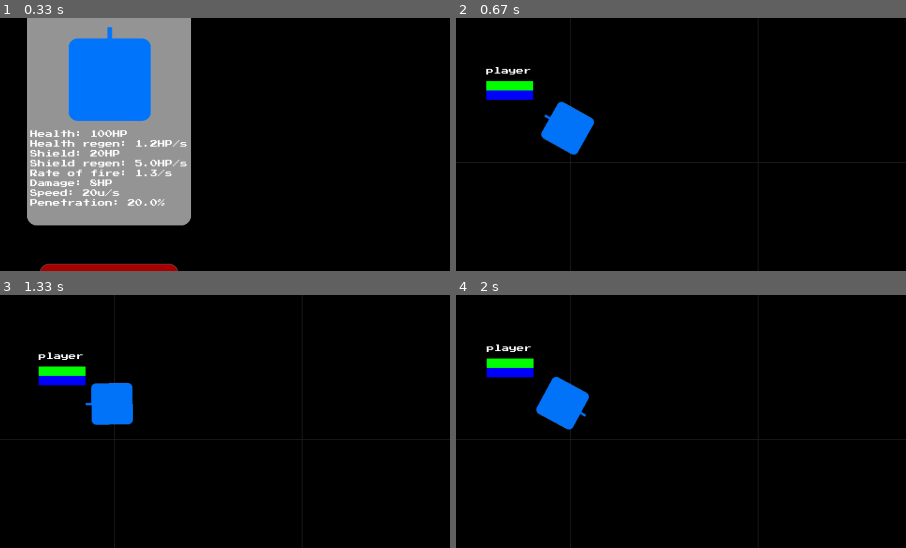
Above: before the commit, frames 1-4 (two rows, left to right).
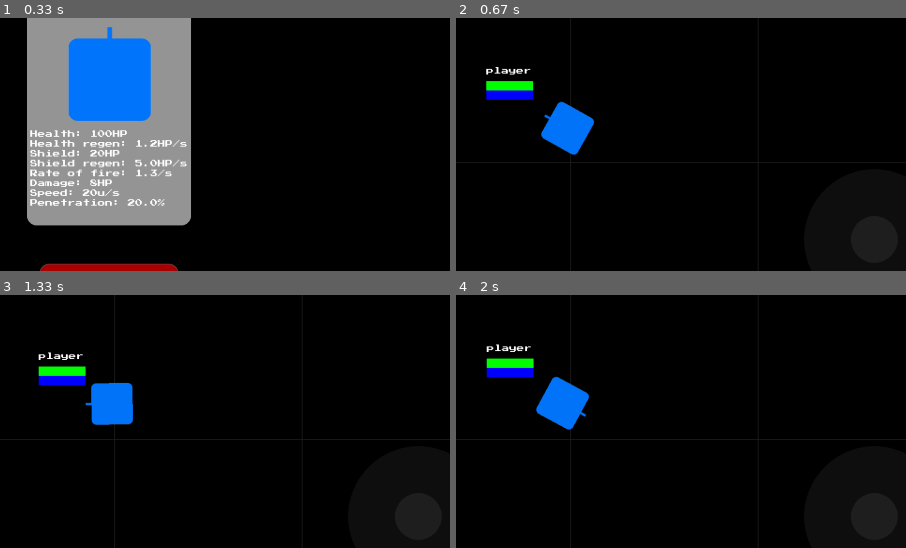
Above: after the commit, the same moments.

Repository: CaptainDeathead/ShapeRoyale
Game: pygame game, started from main.py
The game is run twice, just before and just after one commit, with the same random seed, the same clock (stepped at 60 frames per second) and the same inputs.
Inputs (mouse positions are % of the whole screen's width and height, from its top left):
- Up to frame 1 (0.33 s): no input
- Up to frame 2 (0.67 s): tap Enter at 0.33 s
- Up to frame 3 (1.33 s): click "player" at 0.72 s; hold Right from 1 s (still down); move the mouse to (26, 51) at 1.03 s; tap Space at 1.07 s
- Up to frame 4 (2 s): tap Space at 1.37, 1.62, 1.95 s; release Right at 1.47 s; hold Up 1.55-1.85 s; move the mouse to (19, 35) at 1.58 s; hold Right from 1.88 s (still down); move the mouse to (87, 85) at 1.92 s
The pictures show only the part of the screen within x 38-88%, y 28-78%; the shares and areas given below are measured in that part.

Frame 1 is identical in both runs. In frame 2, 1.5% of the frame differs, in the area x 87-99%, y 78-97%; in frame 3, 1.5%; in frame 4, 1.5%.

Commit message:
Added aim joystick again, working touchscreen!

Diff:
--- a/main.py
+++ b/main.py
@@ -330,7 +330,7 @@
         self.has_done_bonus_powerups = False
 
         self.movement_joystick = TouchJoystick(self.screen, (300, self.screen.height - 300))
-        #self.aim_joystick = TouchJoystick(self.screen, (self.screen.width - 300, self.screen.height - 300))
+        self.aim_joystick = TouchJoystick(self.screen, (self.screen.width - 300, self.screen.height - 300))
 
         self.active_fingers = {}
 
@@ -865,9 +865,9 @@
                     self.player.move_down(self.movement_joystick.joy_y * dt)
                     self.player.rotation = -self.movement_joystick.joy_angle - 90
 
-                #if self.aim_joystick.joy_x != 0 or self.aim_joystick.joy_y != 0:
-                #    self.player.rotation = -self.aim_joystick.joy_angle - 90
-                #    self.player.shoot()
+                if self.aim_joystick.joy_x != 0 or self.aim_joystick.joy_y != 0:
+                    self.player.rotation = -self.aim_joystick.joy_angle - 90
+                    #self.player.shoot()
 
                 if self.client is not None:
                     if not self.spectating:
@@ -1097,8 +1097,9 @@
             pg.draw.rect(self.screen, (255, 255, 255), (self.WIDTH - 252, 48, 204, 204), width=2)
             self.screen.blit(self.minimap_surf, (self.WIDTH - 250, 50))
 
-            self.movement_joystick.draw([(x, y, finger_id) for finger_id, (x, y) in self.active_fingers.items()])
-            #self.aim_joystick.draw(fingermotion_events)
+            fingermotion_list = [(x, y, finger_id) for finger_id, (x, y) in self.active_fingers.items()]
+            self.movement_joystick.draw(fingermotion_list)
+            self.aim_joystick.draw(fingermotion_list)
 
             if self.spectating:
                 self.screen.blit(self.spectating_lbl, (self.WIDTH / 2 - self.spectating_lbl.width / 2, 50))
